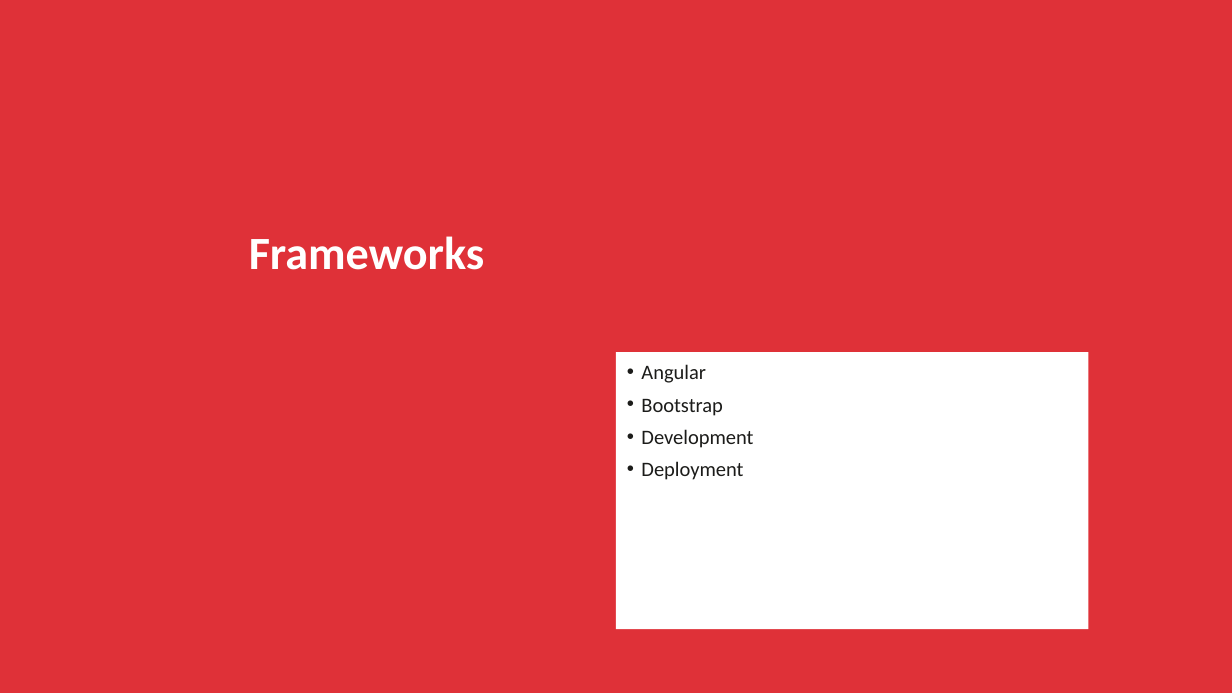
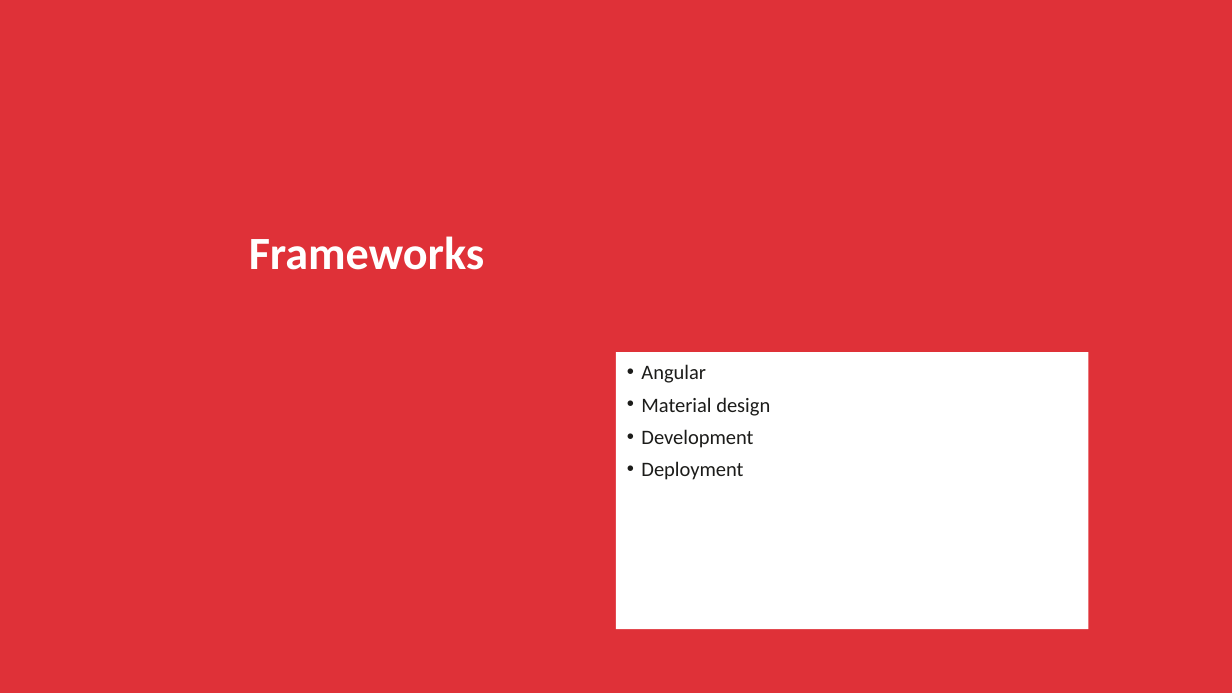
Before and after one commit to NHLStenden/Flex-WebDevelopment-FrontEndDevelopment, a slide deck: slide 39 of Presentatie/Front-End Development.pptx (slide 43 before the commit). Drawn at 1232x693 pixels with LibreOffice and Linux fonts; fonts in the diff are those of the drawing; background and template pictures are left out. Boxes give left, top, right and bottom in pixels: in the first picture for what was removed or moved away, otherwise in the second. Text is boxed around its words. In the diff, an @@ line names an element or a change of style, - is before the commit and + after.

```diff
--- a/Presentatie/Front-End Development.pptx
+++ b/Presentatie/Front-End Development.pptx
@@ text at (x1=641, y1=397, x2=770, y2=416): text changed @@
-• Bootstrap
+• Material design
```
Also in this commit, not shown: 5 slides added, 10 other files.
